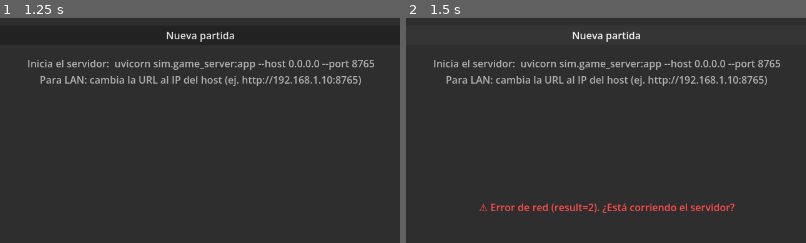
Above: before the commit, frames 1-2 (left to right).
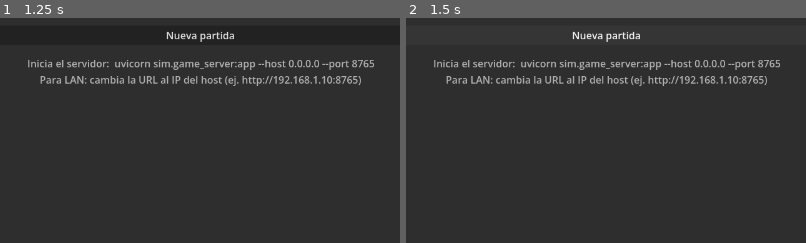
Above: after the commit, the same moments.

Repository: Grizaceo/CARCOSA
Game: Godot game, scene res://scenes/Main.tscn
Same seed, same stepped clock (60 frames per second), same inputs: the game is played once before the commit and once after it.
Inputs:
- Up to frame 1 (1.25 s): click "?" at 0.5 s
- Up to frame 2 (1.5 s): click "Nueva partida" at 1.25 s
The pictures show only the part of the screen within x 25-75%, y 50-100%; the shares and areas given below are measured in that part.

Frame 1 is identical in both runs. In frame 2, 1.1% of the frame differs, in the area x 18-83%, y 82-87%.
Error after the commit: Parse Error: Used space character for indentation instead of tab as used before in the file. (res://scripts/GameClient.gd:82)

Commit message:
feat(client): add autoplay support for automated testing

Diff:
--- a/godot_client/scripts/GameClient.gd
+++ b/godot_client/scripts/GameClient.gd
@@ -69,6 +69,22 @@
 					_connect_ws()
 
 
+# ── Autoplay Configuration ───────────────────────────────────────────────────
+
+var autoplay_enabled: bool = false
+var autoplay_speed: float = 0.5  # segundos entre acciones
+var autoplay_max_turns: int = 1000
+var autoplay_turn_count: int = 0
+
+signal autoplay_state(state: Dictionary, actor: String)
+signal autoplay_finished(outcome: String, turns: int)
+
+func enable_autoplay(enabled: bool, speed: float = 0.5, max_turns: int = 1000) -> void:
+    autoplay_enabled = enabled
+    autoplay_speed = max(0.01, speed)
+    autoplay_max_turns = max_turns
+    autoplay_turn_count = 0
+
 # ── API pública ───────────────────────────────────────────────────────────────
 
 func start_game(seed: int, player_ids: Array = []) -> void:
@@ -177,6 +193,40 @@
 	var actions: Array = data.get("actions", [])
 	legal_actions_ready.emit(actor, actions)
 
+	# Autoplay logic
+	if autoplay_enabled and actor in local_player_ids:
+		_maybe_autoplay_step(actor, actions)
+
+
+func _maybe_autoplay_step(actor: String, actions: Array) -> void:
+	# Increment turn counter
+	autoplay_turn_count += 1
+
+	# Check max turns
+	if autoplay_turn_count >= autoplay_max_turns:
+		autoplay_enabled = false
+		autoplay_finished.emit(current_state.get("outcome", "TIMEOUT"), autoplay_turn_count)
+		return
+
+	if actions.is_empty():
+		return
+
+	# Select and execute action
+	var chosen = actions.pick_random()  # Random strategy for now
+
+	# Emit state for UI update before action
+	autoplay_state.emit(current_state, actor)
+
+	# Schedule action with delay for visual observation (no await)
+	if autoplay_speed > 0:
+		var timer := get_tree().create_timer(autoplay_speed)
+		timer.timeout.connect(func():
+			if autoplay_enabled:
+				send_action(actor, chosen.get("type", ""), chosen.get("data", {}))
+		)
+	else:
+		send_action(actor, chosen.get("type", ""), chosen.get("data", {}))
+
 
 func _on_act_response(data: Dictionary) -> void:
 	# Sprint 5: el WS ya hará el push de estado al jugador que actuó y a los demás.
Not shown, added: godot_client/scripts/GameClient.gd.uid
